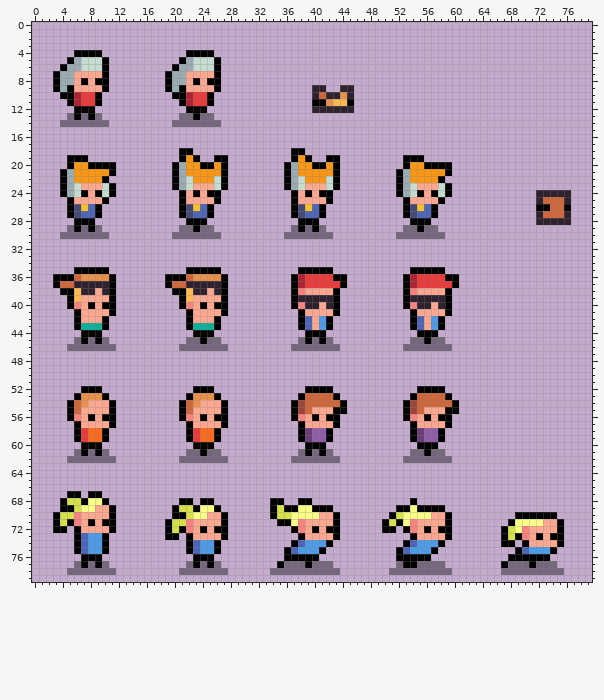
File history of a pixel-art file, Projects/TastyRoad/Assets/Sprites/character.aseprite. That is the earlier state.
80x80 pixels, 1 frame.
The result:
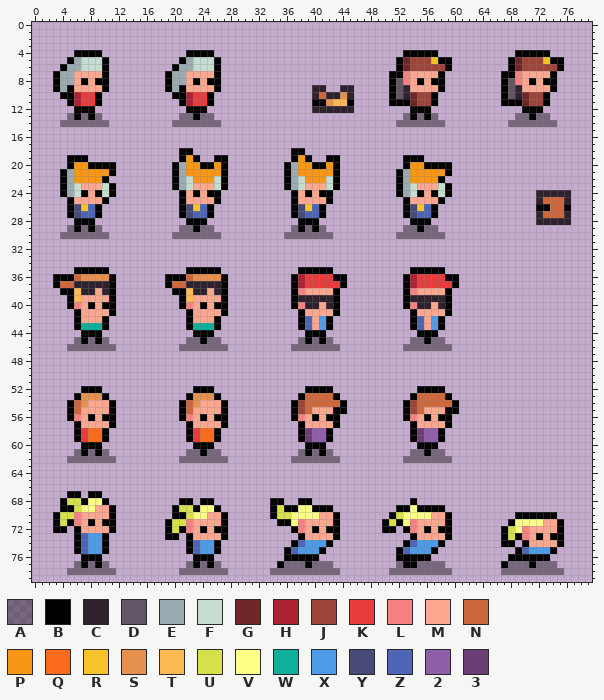
Palette (. is transparent): A #00000064  B #000000  C #2e222f  D #625565  E #9babb2  F #c7dcd0  G #6e2727  H #ae2334  J #9e4539  K #e83b3b  L #f68181  M #fca790  N #cd683d  P #f79617  Q #fb6b1d  R #f9c22b  S #e6904e  T #fbb954  U #d5e04b  V #fbff86  W #0eaf9b  X #4d9be6  Y #484a77  Z #4d65b4  2 #905ea9  3 #6b3e75
From old to new:
@@ x 49..77 @@
  3 .............................
- 4 .............................
- 5 .............................
- 6 .............................
- 7 .............................
- 8 .............................
- 9 .............................
-10 .............................
-11 .............................
-12 .............................
-13 .............................
-14 .............................
+ 4 ....BBBBB...........BBBBB....
+ 5 ...BGJJJRBB........BGJJJRBB..
+ 6 ...BGJJJJJB........BGJJJJJB..
+ 7 ..BBLMMMMB........BBLMMMMB...
+ 8 ..BDLMBMBB........BDLMBMBB...
+ 9 ..BDCMMMMB........BDCMMMMB...
+10 ..BDCGJJB.........BDCGJJB....
+11 ..BBBGJJB.........BBBGJJB....
+12 .....BBB.............BBB.....
+13 ....ABABA...........AABAA....
+14 ...AAAAAAA.........AAAAAAA...
 15 .............................
